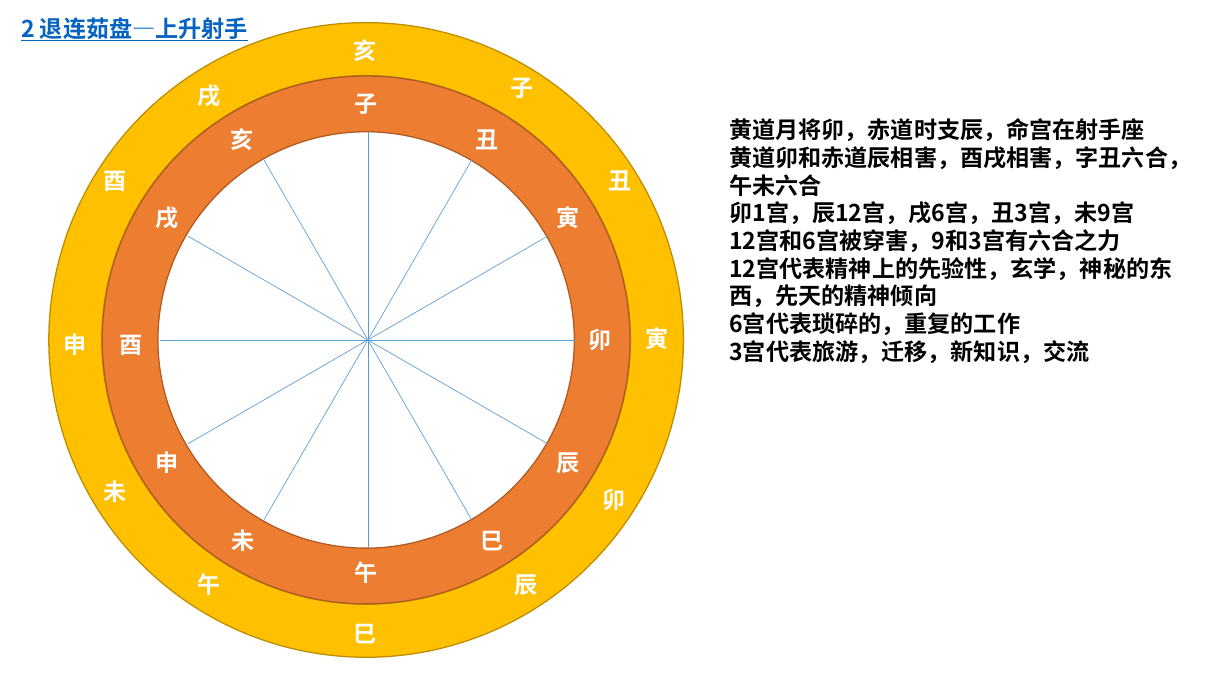
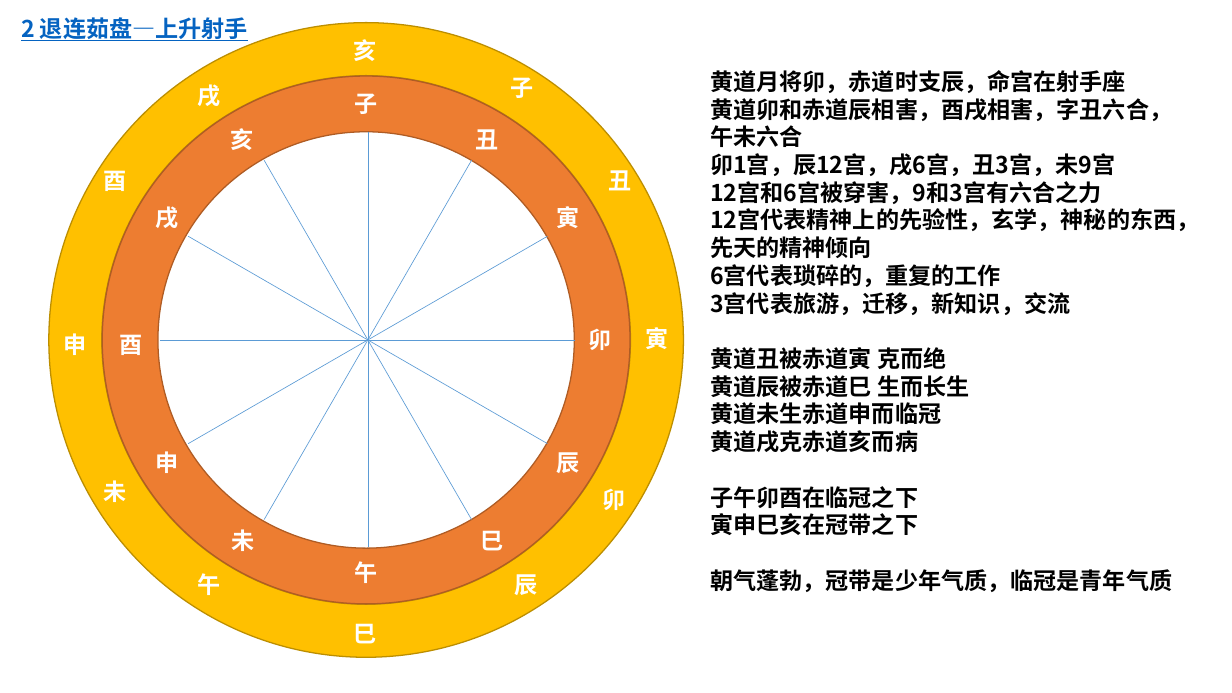
Before and after one commit to JasonBourne33/cNote, a slide deck: slide 10 of prophecy/学魔法.pptx. Drawn at 1232x693 pixels with LibreOffice and Linux fonts; fonts in the diff are those of the drawing. Boxes give left, top, right and bottom in pixels: in the first picture for what was removed or moved away, otherwise in the second. Text is boxed around its words. In the diff, an @@ line names an element or a change of style, - is before the commit and + after.

```diff
--- a/prophecy/学魔法.pptx
+++ b/prophecy/学魔法.pptx
@@ text "黄道月将卯，赤道时支辰，命宫在射手座": place and size @@
-text "黄道月将卯，赤道时支辰，命宫在射手座" at (729, 118, 1191, 363)
+text "黄道月将卯，赤道时支辰，命宫在射手座" at (710, 70, 1199, 592)
@@ text at (710, 347, 1172, 592): paragraphs added @@
+黄道丑被赤道寅 克而绝
+黄道辰被赤道巳 生而长生
+黄道未生赤道申而临冠
+黄道戌克赤道亥而病
+子午卯酉在临冠之下
+寅申巳亥在冠带之下
+朝气蓬勃，冠带是少年气质，临冠是青年气质
```
Also in this commit, not shown: 1 slide added, 2 other files.
